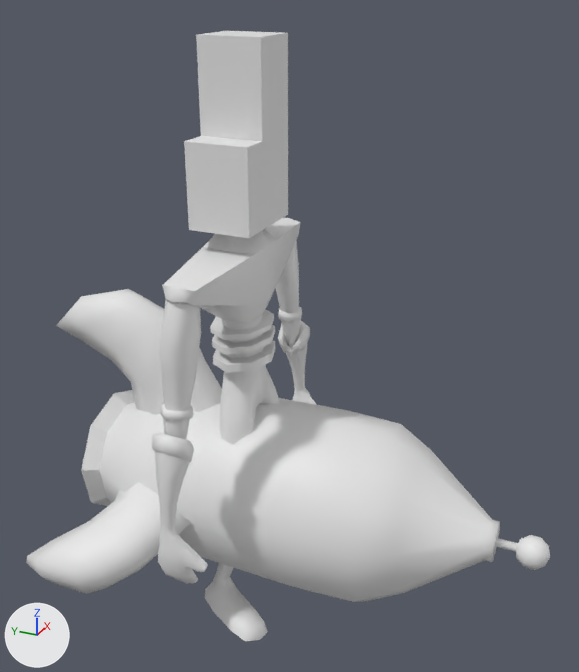
The FBX model New Detroit Project/Assets/NewDetroit/Models/Robot02_Scout_Model.FBX: old version first, new version second.
The view is the same before and after, from a 50 mm lens placed at (-1.023, -0.527, 1.017), pointed at (0.028, -0.054, 0.492). Every picture has the same lights, and +X, +Y and +Z are marked at lower left. Materials are left out; every surface is plain grey.

In view in the first picture: 'Nave', 'Skelterbot_02'.
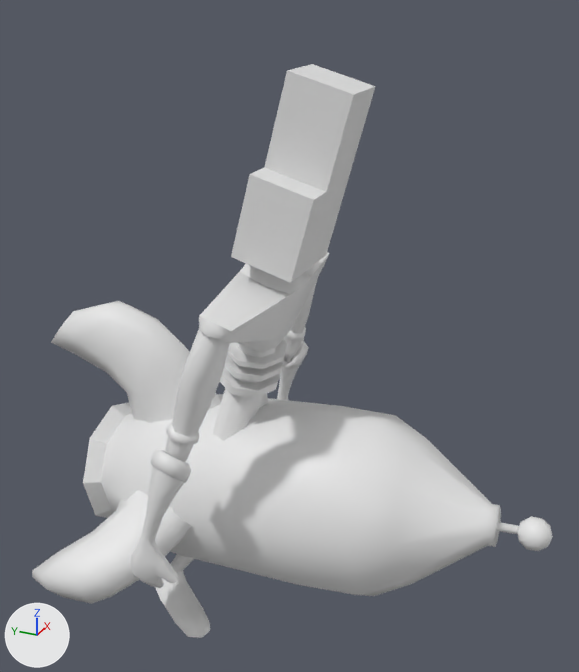
What differs and where, as boxes (x1, y1, x2, y2) in the pictures (579 x 672 px):
'Nave', turned
    before: (26, 289, 550, 601)
    after: (32, 301, 553, 604)
'Skelterbot_02', moved, turned
    before: (151, 31, 317, 641)
    after: (130, 64, 375, 638)

What the commit changed:
Object 'Skelterbot_02' (ob_skelterbot_02) moves from (0.0, 0.0, 0.469) to (0.0, -0.011, 0.429).
Object 'Skelterbot_02' (ob_skelterbot_02) turns from (0, 0, 0) to (15, 0, 0) degrees about x, y and z.
Object 'Nave' (ob_nave) turns from (0, 0, 0) to (-4.7, 0, 0) degrees about x, y and z.
